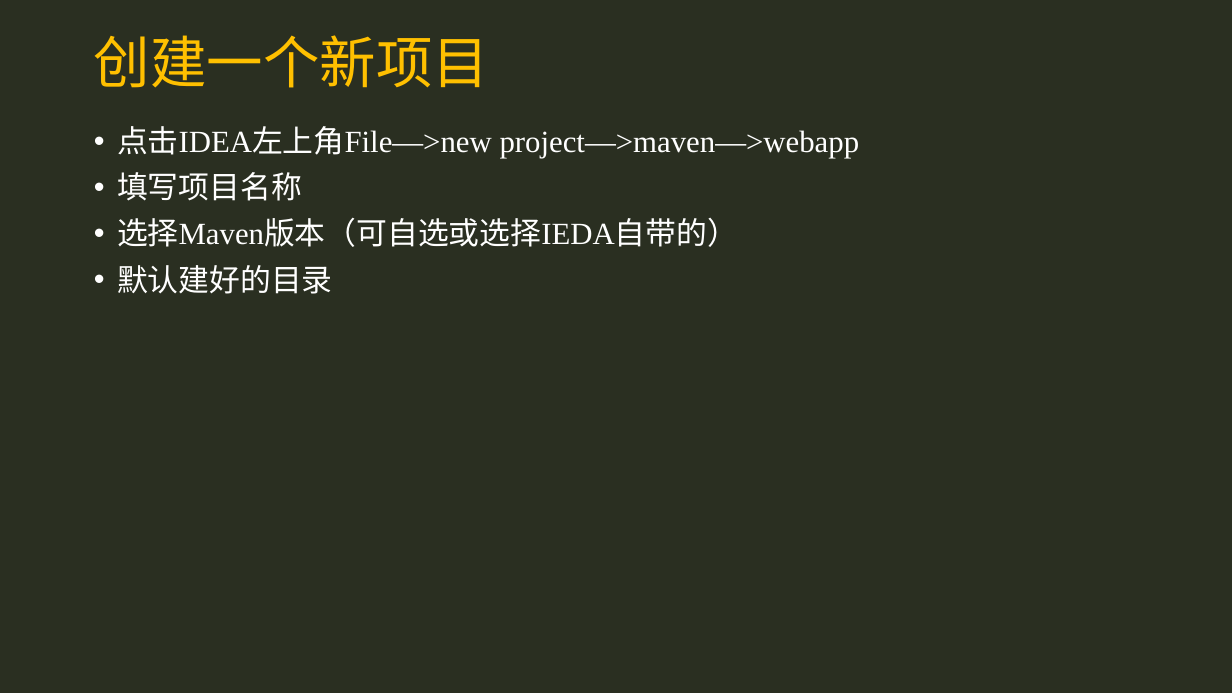
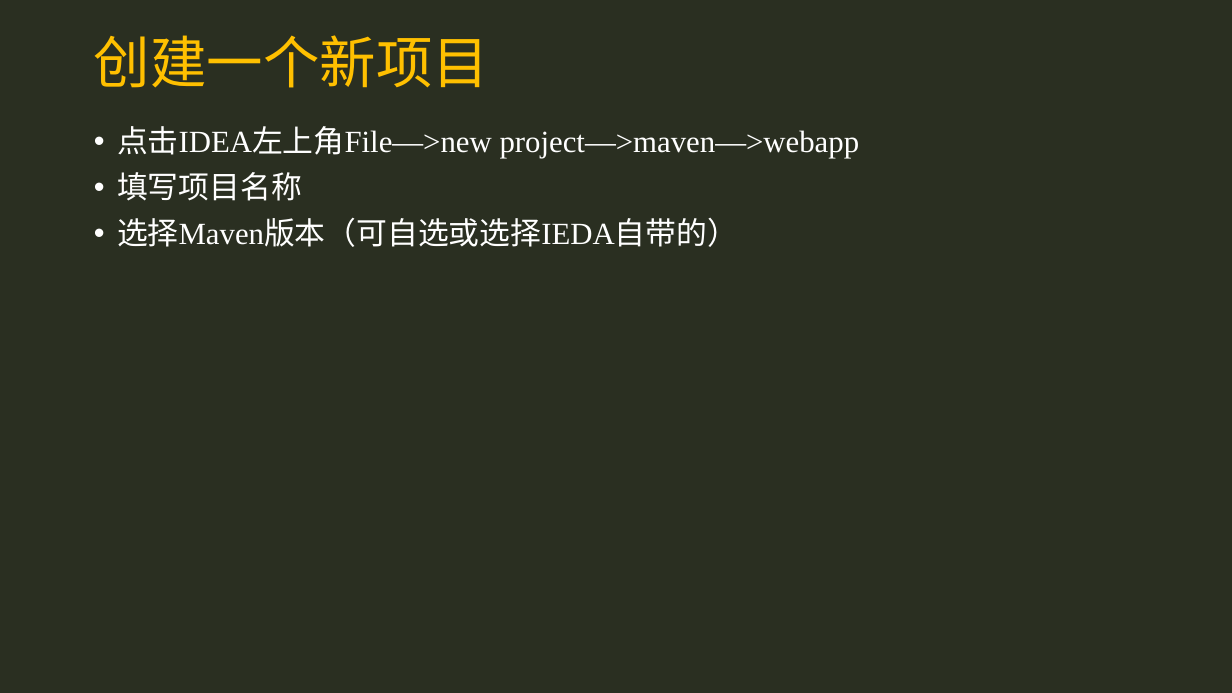
Before and after one commit to JennyHJN/Study, a slide deck: slide 5 of 分享_何家妮_7.15.pptx. Drawn at 1232x693 pixels with LibreOffice and Linux fonts; fonts in the diff are those of the drawing. Boxes give left, top, right and bottom in pixels: in the first picture for what was removed or moved away, otherwise in the second. Text is boxed around its words. In the diff, an @@ line names an element or a change of style, - is before the commit and + after.

```diff
--- a/分享_何家妮_7.15.pptx
+++ b/分享_何家妮_7.15.pptx
@@ text at [117, 265, 333, 294]: paragraph removed @@
-• 默认建好的目录
```
Also in this commit, not shown: 1 other slide changed, 1 slide added.
